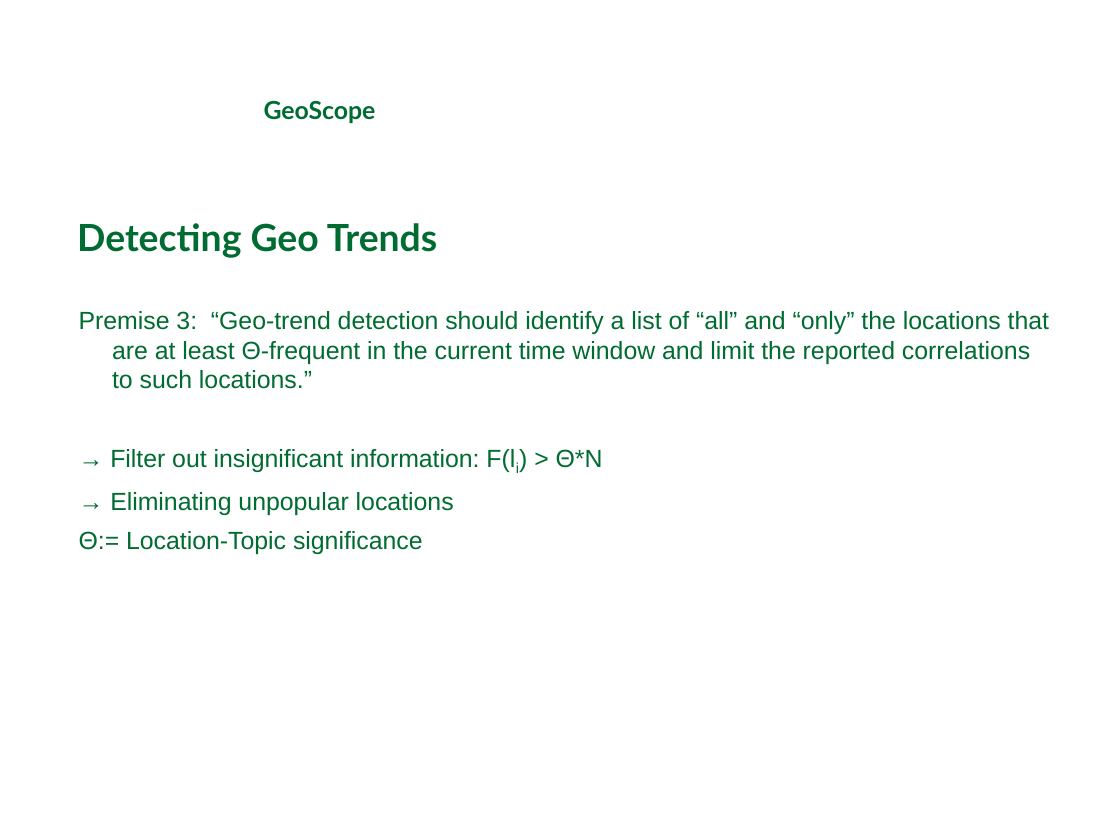
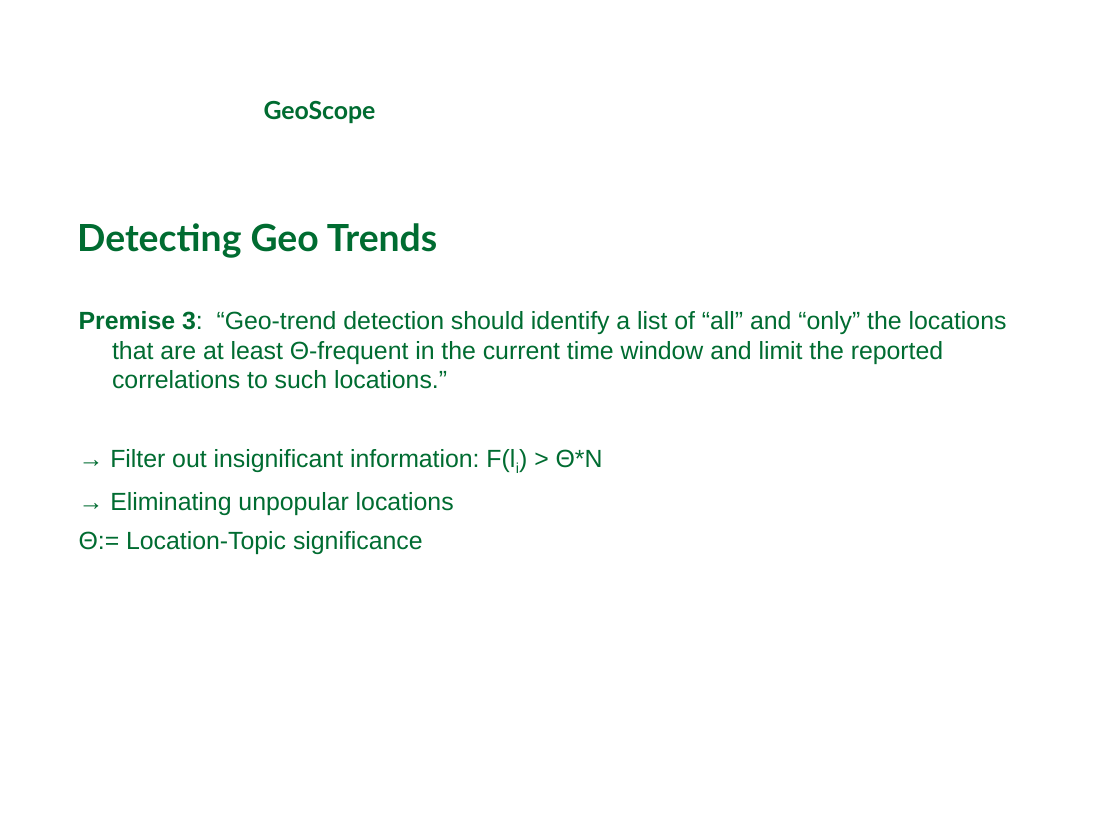
Before and after one commit to michaelprummer/datascience, a slide deck: slide 6 of GeoScope/DataScience1.ppt. Drawn at 1120x840 pixels with LibreOffice and Linux fonts; fonts in the diff are those of the drawing; background and template pictures are left out. Boxes give left, top, right and bottom in pixels: in the first picture for what was removed or moved away, otherwise in the second. Text is boxed around its words. In the diff, an @@ line names an element or a change of style, - is before the commit and + after.

```diff
--- a/GeoScope/DataScience1.ppt
+++ b/GeoScope/DataScience1.ppt
@@ text at [79, 311, 1007, 389]: bold on in "Premise 3:" @@
```
Also in this commit, not shown: 4 other slides changed, 4 slides added, 1 slide removed.
